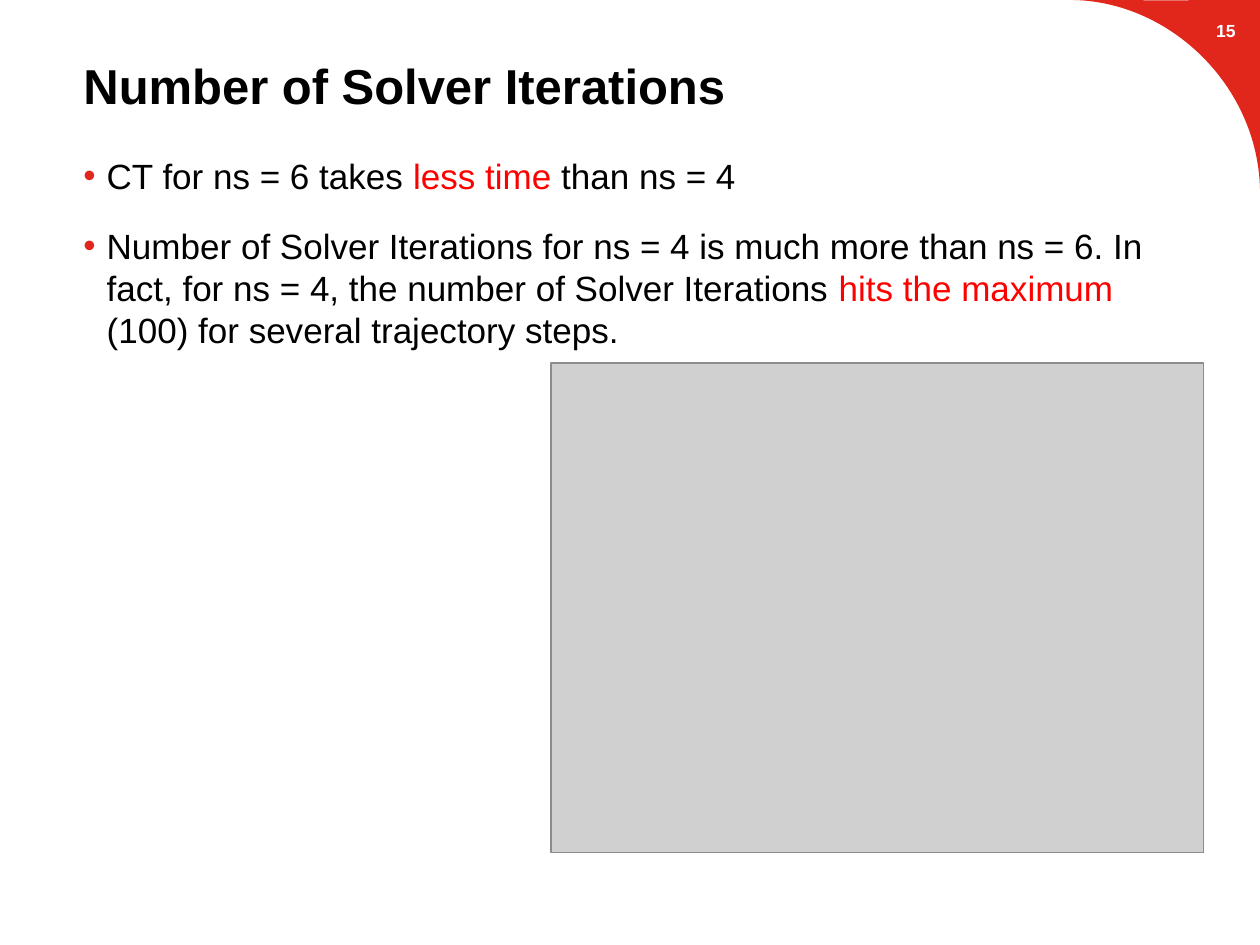
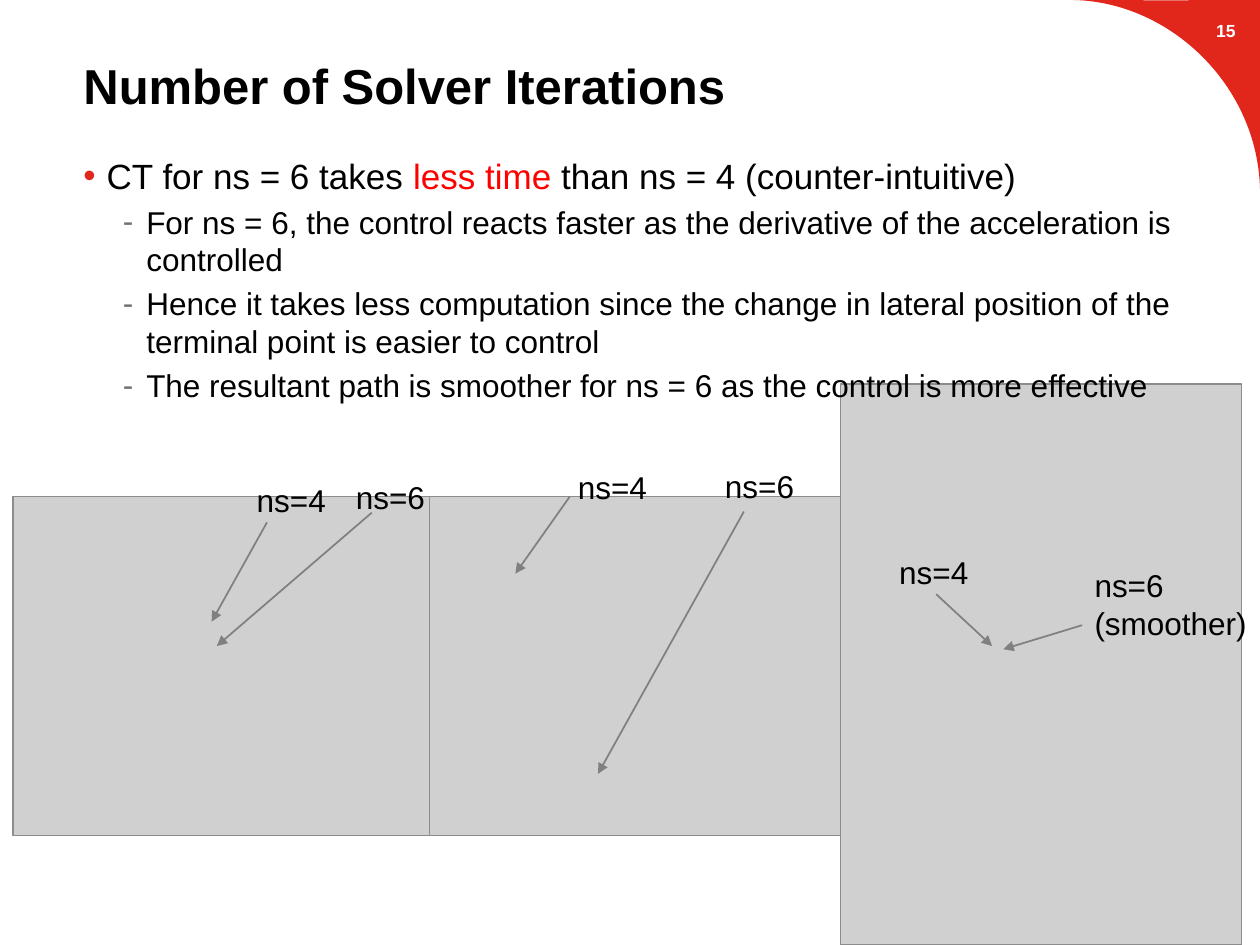
Before and after one commit to suvoganguli/GIG-MPC-Laplacian, a slide deck: slide 16 of 2D Results (03-19-2018).pptx. Drawn at 1260x945 pixels with LibreOffice and Linux fonts; fonts in the diff are those of the drawing; grey boxes stand for pictures; background and template pictures are left out. Boxes give left, top, right and bottom in pixels: in the first picture for what was removed or moved away, otherwise in the second. Text is boxed around its words. In the diff, an @@ line names an element or a change of style, - is before the commit and + after.

```diff
--- a/2D Results (03-19-2018).pptx
+++ b/2D Results (03-19-2018).pptx
@@ text at [107,163,1171,403]: text changed; size 20 to 18 pt @@
-• CT for ns = 6 takes less time than ns = 4
-• Number of Solver Iterations for ns = 4 is much more than ns = 6. In fact, for ns = 4, the number of Solver Iterations hits the maximum (100) for several trajectory steps.
+• CT for ns = 6 takes less time than ns = 4 (counter-intuitive)
+  – For ns = 6, the control reacts faster as the derivative of the acceleration is controlled
+  – Hence it takes less computation since the change in lateral position of the terminal point is easier to control
+  – The resultant path is smoother for ns = 6 as the control is more effective
@@ picture removed at [551,363,1203,852] @@
@@ group added at [13,484,464,835]: 2 arrows, 2 texts, 1 picture @@
+ns=4
+ns=6
@@ group added at [430,476,881,835]: 2 arrows, 2 texts, 1 picture @@
+ns=4
+ns=6
@@ group added at [840,384,1247,945]: 2 texts, 2 arrows, 1 picture @@
+ns=6
+(smoother)
+ns=4
```
Also in this commit, not shown: 2 other slides changed, 1 slide added.
